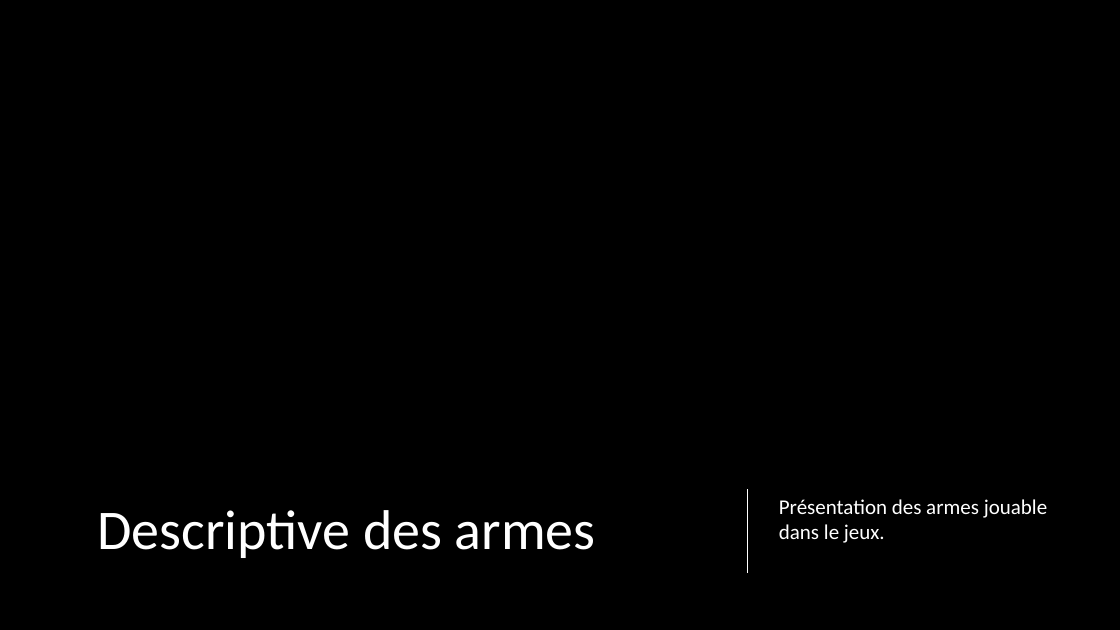
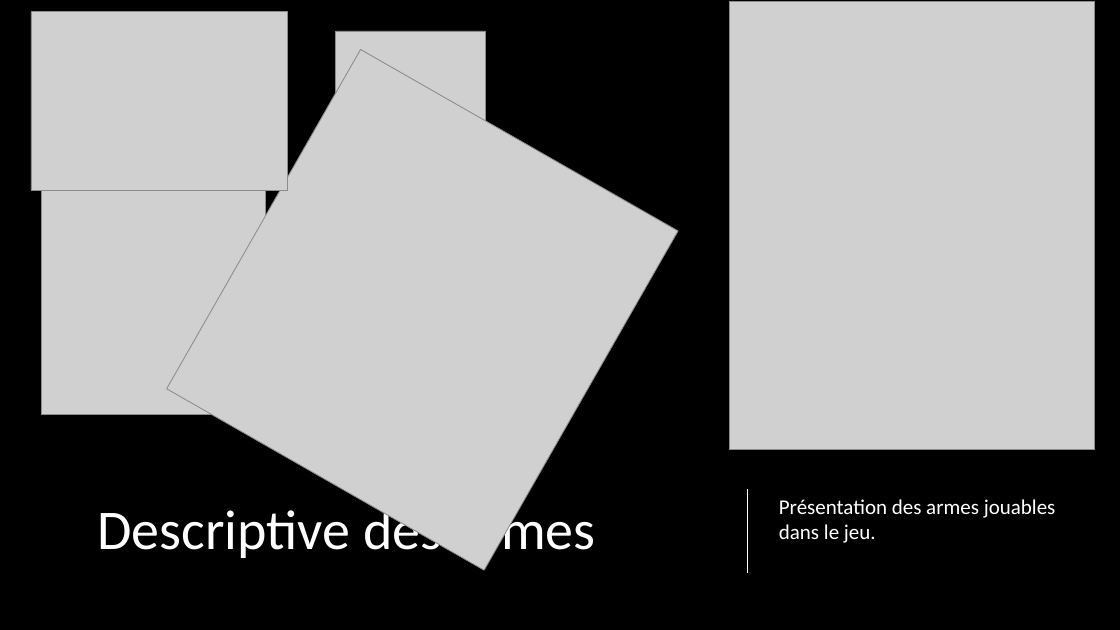
Before and after one commit to Gwe2B/The_Last_of_Us, a slide deck: slide 4 of ressources/Présentation projet jeux.pptx. Drawn at 1120x630 pixels with LibreOffice and Linux fonts; fonts in the diff are those of the drawing; grey boxes stand for pictures; background and template pictures are left out. Boxes give left, top, right and bottom in pixels: in the first picture for what was removed or moved away, otherwise in the second. Text is boxed around its words. In the diff, an @@ line names an element or a change of style, - is before the commit and + after.

```diff
--- a/ressources/Présentation projet jeux.pptx
+++ b/ressources/Présentation projet jeux.pptx
@@ picture added at (x1=31, y1=12, x2=288, y2=190) @@
@@ picture added at (x1=730, y1=2, x2=1095, y2=450) @@
@@ picture added at (x1=167, y1=49, x2=678, y2=570) @@
@@ picture added at (x1=336, y1=31, x2=486, y2=181) @@
@@ picture added at (x1=41, y1=191, x2=266, y2=415) @@
@@ text at (x1=779, y1=499, x2=1056, y2=543): text changed @@
-Présentation des armes jouable dans le jeux.
+Présentation des armes jouables dans le jeu.
```
Also in this commit, not shown: 5 other slides changed, 2 slides added, 28 other files.
